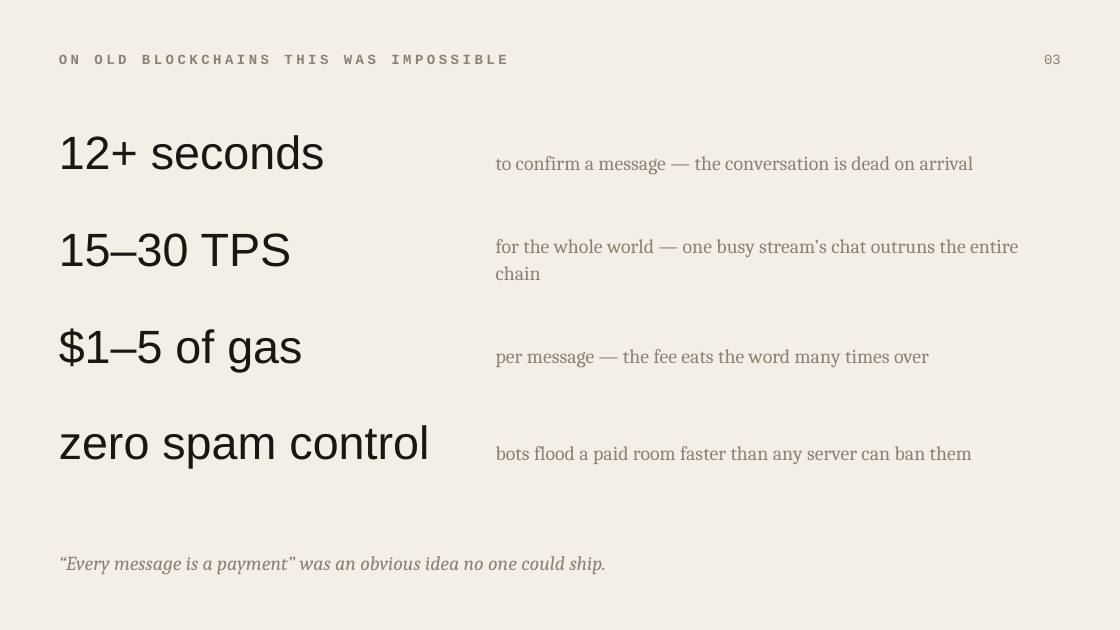
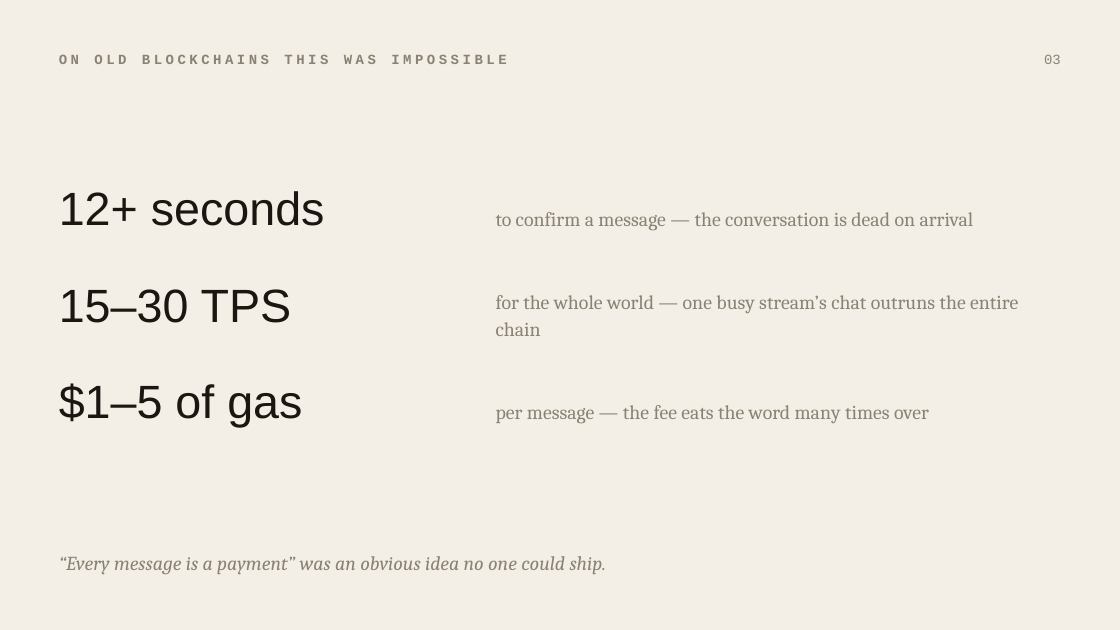
Before and after one commit to Nikita-sud/MonadChat, a slide deck: slide 3 of MonadChat-pitch.pptx. Drawn at 1120x630 pixels with LibreOffice and Linux fonts; fonts in the diff are those of the drawing. Boxes give left, top, right and bottom in pixels: in the first picture for what was removed or moved away, otherwise in the second. Text is boxed around its words. In the diff, an @@ line names an element or a change of style, - is before the commit and + after.

```diff
--- a/MonadChat-pitch.pptx
+++ b/MonadChat-pitch.pptx
@@ 6 texts: place and size @@
-6 texts at (59,135,1018,372)
+6 texts at (59,191,1018,428)
@@ text removed at (59,425,429,468) @@
-zero spam control
@@ text removed at (496,446,972,464) @@
-bots flood a paid room faster than any server can ban them
```
Also in this commit, not shown: 3 other slides changed, 1 slide removed, 1 other file.
